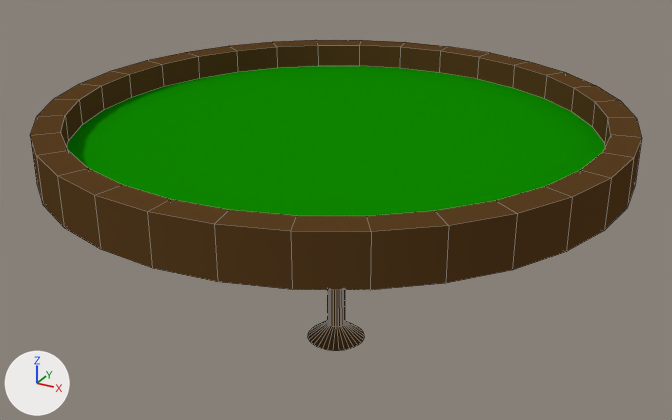
The OBJ model ProyectoFinalCGeIHC/ProyectoFinalCGeIHC/Modelos/Mesa_Dados.obj as it was, and as the next commit left it.
Before and after are seen from a 50 mm lens placed at (1.47, -2.68, 1.86), pointed at (-0.01, 0.02, 0.51). The axes (+X, +Y, +Z) are drawn at lower left. The lights are the same throughout. Mesh edges are drawn as thin lines. Where no turn or scale is listed for an object, it has been applied to the vertices.

Objects in the first picture: 'Mesa_Dados'.
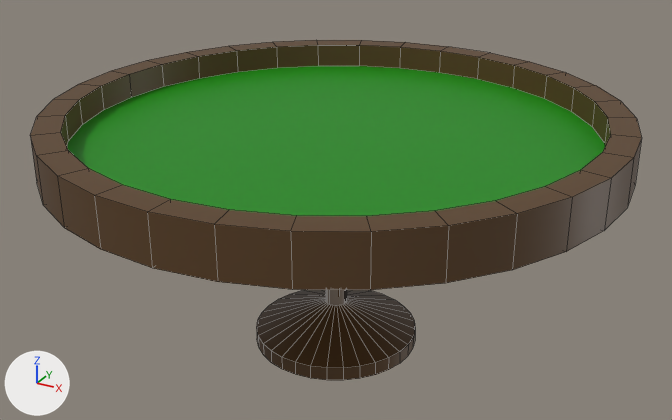
Pixel boxes (x1, y1, x2, y2) of what changed, in the pictures (672 x 420 px):
'Mesa_Dados', surface changed, reshaped (9% taller)
    before: (30, 40, 642, 351)
    after: (30, 40, 642, 380)
part 1 of me_mesa_dados, built on
    before: (308, 290, 364, 351)
    after: (257, 290, 415, 380)

Diff of the bpy script that builds the scene:
```diff
--- a/ProyectoFinalCGeIHC/ProyectoFinalCGeIHC/Modelos/Mesa_Dados.obj.py
+++ b/ProyectoFinalCGeIHC/ProyectoFinalCGeIHC/Modelos/Mesa_Dados.obj.py
@@ mat_madera @@
 n0 = _N.new('ShaderNodeBsdfPrincipled'); n0.name = 'Principled BSDF'
 n2.image = img_default_wood_png
-n3 = _N.new('ShaderNodeTexImage'); n3.name = 'Image Texture.001'
-n3.image = img_specular_0_png
 _L.new(n2.outputs[0], n0.inputs[0])  # 'Color' to 'Base Color'
-_L.new(n3.outputs[0], n0.inputs[13])  # 'Color' to 'Specular IOR Level'
 _L.new(n0.outputs[0], n1.inputs[0])  # 'BSDF' to 'Surface'
@@ mat_verde @@
 n0 = _N.new('ShaderNodeBsdfPrincipled'); n0.name = 'Principled BSDF'
 n2.image = img_verde_png
-n3 = _N.new('ShaderNodeTexImage'); n3.name = 'Image Texture.001'
-n3.image = img_specular_0_png
 _L.new(n2.outputs[0], n0.inputs[0])  # 'Color' to 'Base Color'
-_L.new(n3.outputs[0], n0.inputs[13])  # 'Color' to 'Specular IOR Level'
 _L.new(n0.outputs[0], n1.inputs[0])  # 'BSDF' to 'Surface'
@@ me_mesa_dados @@
 # used by ob_mesa_dados; location = (0.0, 0.0, 0.0)
-me_mesa_dados.from_pydata(...)  # 224 vertices, 193 faces; spans x -1.0..1.0, y -1.0..1.0, z 0.0..0.9
+me_mesa_dados.from_pydata(...)  # 256 vertices, 225 faces; spans x -1.0..1.0, y -1.0..1.0, z 0.0..0.9
+# me_mesa_dados part 1
+# 8 vertices in x -0.03..0.03, y -0.03..0.03, z 0.06 move by (0.0, 0.0, 0.09)
+# 5 vertices in x -0.01..0.01, y 0.03, z 0.06 move by (0.0, 0.01, 0.09)
+# 5 vertices in x 0.03, y -0.01..0.01, z 0.06 move by (0.01, 0.0, 0.09)
+# 5 vertices in x -0.01..0.01, y -0.03, z 0.06 move by (0.0, -0.01, 0.09)
+# 5 vertices in x -0.03, y -0.01..0.01, z 0.06 move by (-0.01, 0.0, 0.09)
+# 3 vertices in x -0.01..0.01, y 0.03, z 0.74 move by (0.0, 0.01, 0.0)
+# 45 vertices move from x -0.11..0.11, y -0.11..0.11, z 0.0..0.74 to x -0.3..0.3, y -0.3..0.3, z 0.05..0.74
+# 32 new vertices lie (0.0, 0.0, -0.05) away from vertices in x -0.11..0.11, y -0.11..0.11, z 0.0
+# 32 new faces join them, mat_madera (picture img_default_wood_png)
 me_mesa_dados.materials.append(mat_madera)
```
